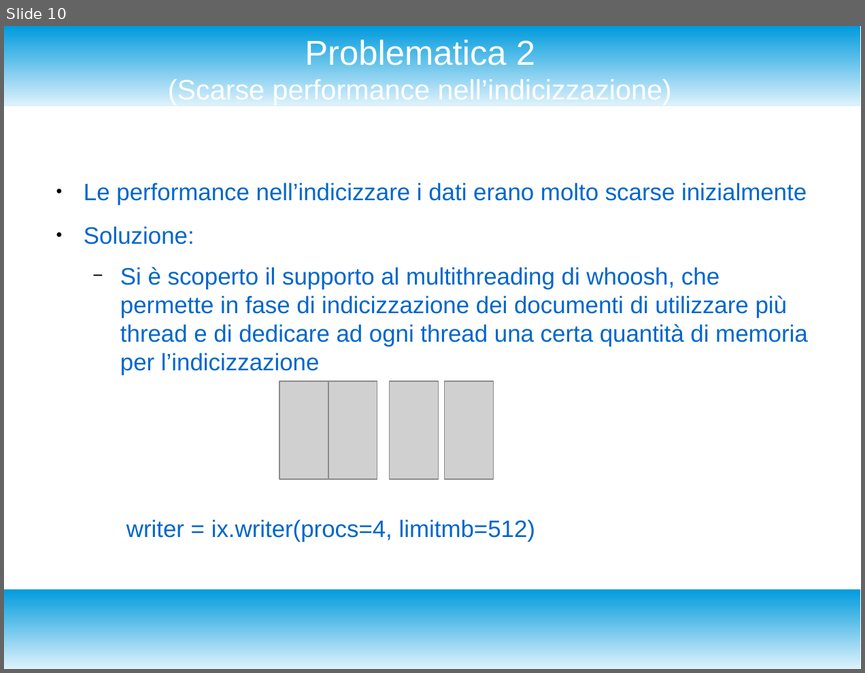
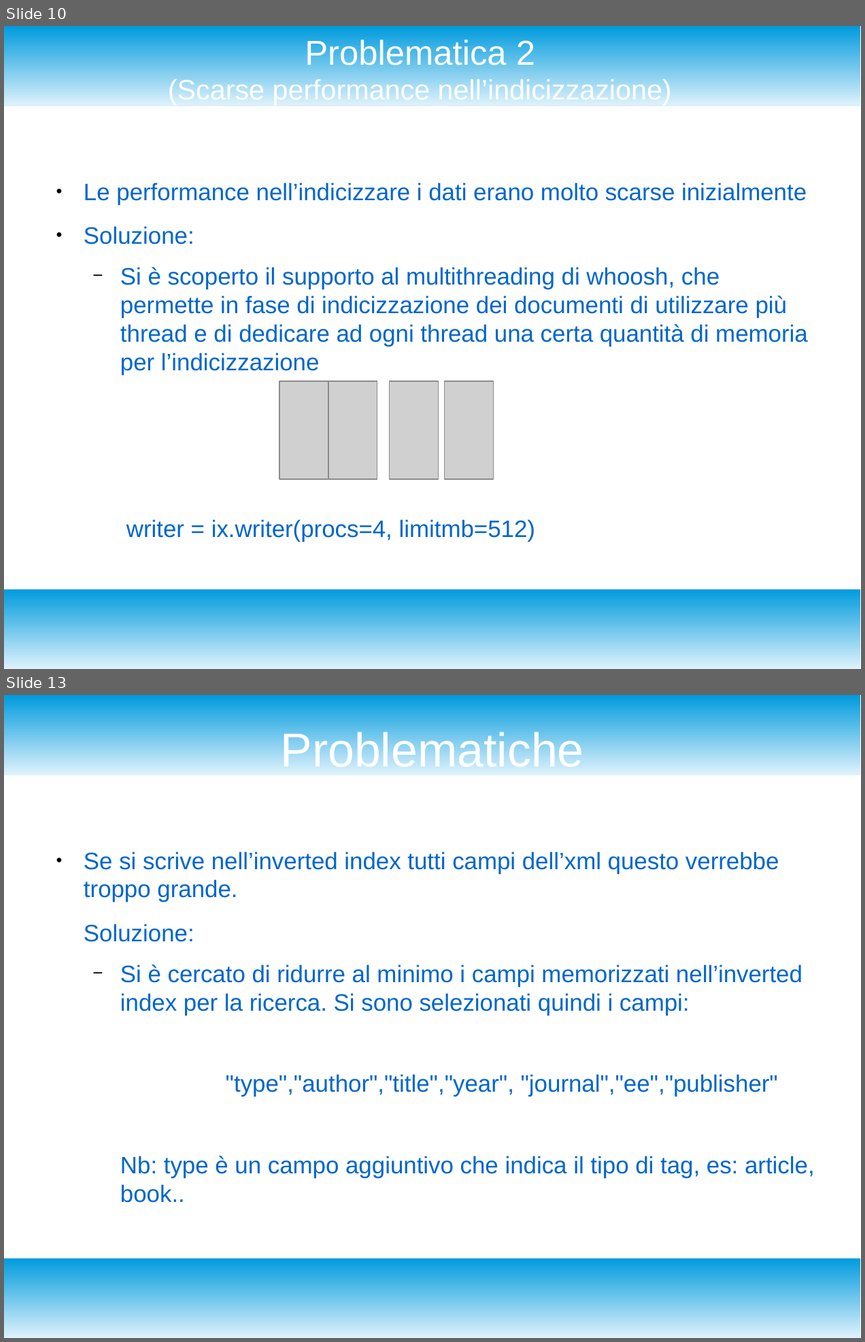
Before and after one commit to enrico404/SearchEngineForDblp, a slide deck: DocDblpSearchEngine.odp. Shown one above the other, each under a label of ours: slide 10 before the commit, slides 10 and 13 after it; the slides between them are not shown. The pictures are 865x673 and 865x1342 pixels, drawn with LibreOffice and Linux fonts; fonts in the diff are those of the drawing; grey boxes stand for pictures. Boxes give left, top, right and bottom in pixels: in the first picture for what was removed or moved away, otherwise in the second. Text is boxed around its words. In the diff, an @@ line names an element or a change of style, - is before the commit and + after.

```diff
--- a/DocDblpSearchEngine.odp
+++ b/DocDblpSearchEngine.odp
@@ slide 13 added at bbox=[4, 695, 861, 1338], background #FFFFFF; not listed: 2 template elements that a slide beside it also shows @@
@@ title added at bbox=[281, 728, 584, 775], 44 pt, text #FFFFFF @@
+Problematiche
@@ text added at bbox=[84, 851, 815, 1202], 22 pt, text #0066CC @@
+● Se si scrive nell’inverted index tutti campi dell’xml questo verrebbe troppo grande.
+Soluzione:
+  − Si è cercato di ridurre al minimo i campi memorizzati nell’inverted index per la ricerca. Si sono selezionati quindi i campi:
+"type","author","title","year", "journal","ee","publisher"
+Nb: type è un campo aggiuntivo che indica il tipo di tag, es: article, book..
```
Also in this commit, not shown: 3 slides changed, 6 other slides added, 2 other files.
